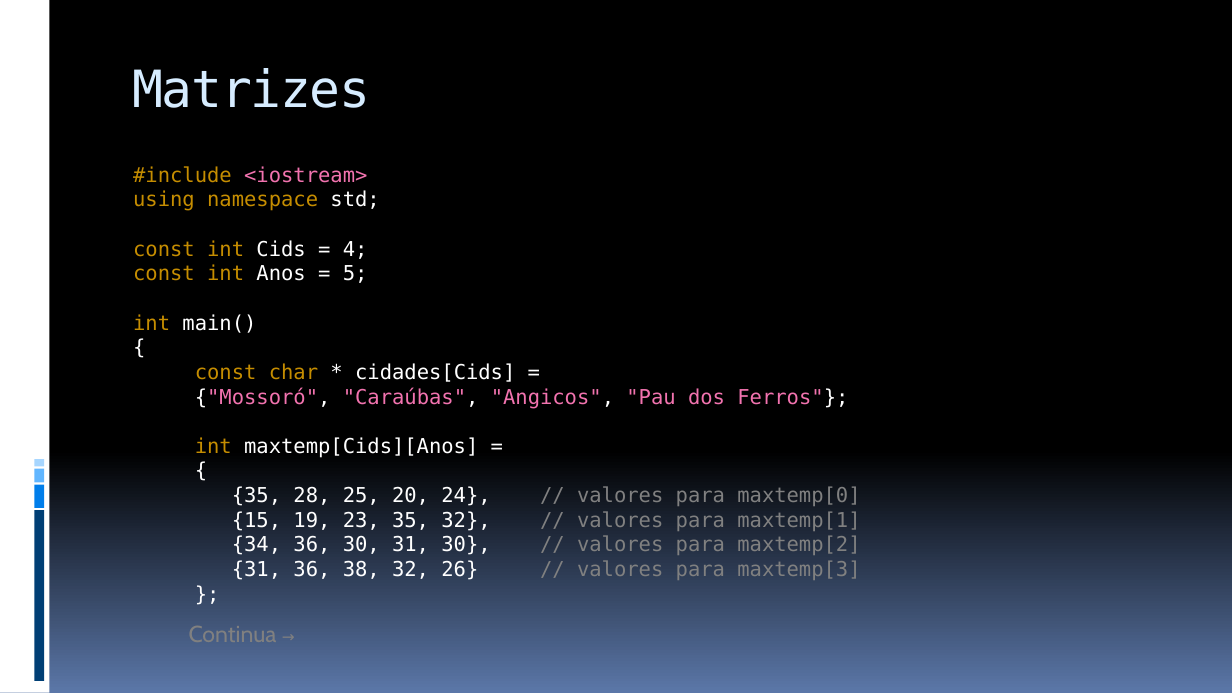
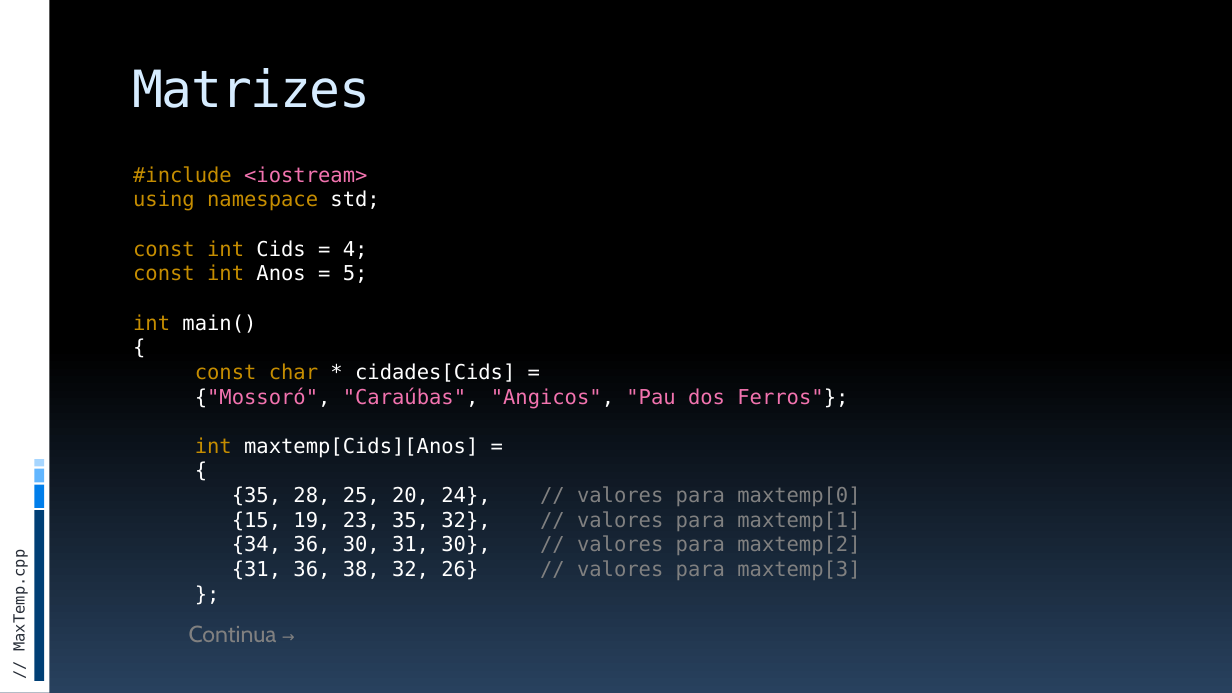
Before and after one commit to JudsonSS/ProgComp, a slide deck: slide 16 of Slides/19. Aplicações dos Laços de Repetição.pptx. Drawn at 1232x693 pixels with LibreOffice and Linux fonts; fonts in the diff are those of the drawing. Boxes give left, top, right and bottom in pixels: in the first picture for what was removed or moved away, otherwise in the second. Text is boxed around its words. In the diff, an @@ line names an element or a change of style, - is before the commit and + after.

```diff
--- a/Slides/19. Aplicações dos Laços de Repetição.pptx
+++ b/Slides/19. Aplicações dos Laços de Repetição.pptx
@@ background gradient #000000 to #5B77A8 to gradient #000000 to #28415E @@
@@ text added at (10,560,28,649), 12 pt, text #272D38 @@
+// MaxTemp.cpp
```
Also in this commit, not shown: 23 other slides changed, 1 slide added, 7 other files.
